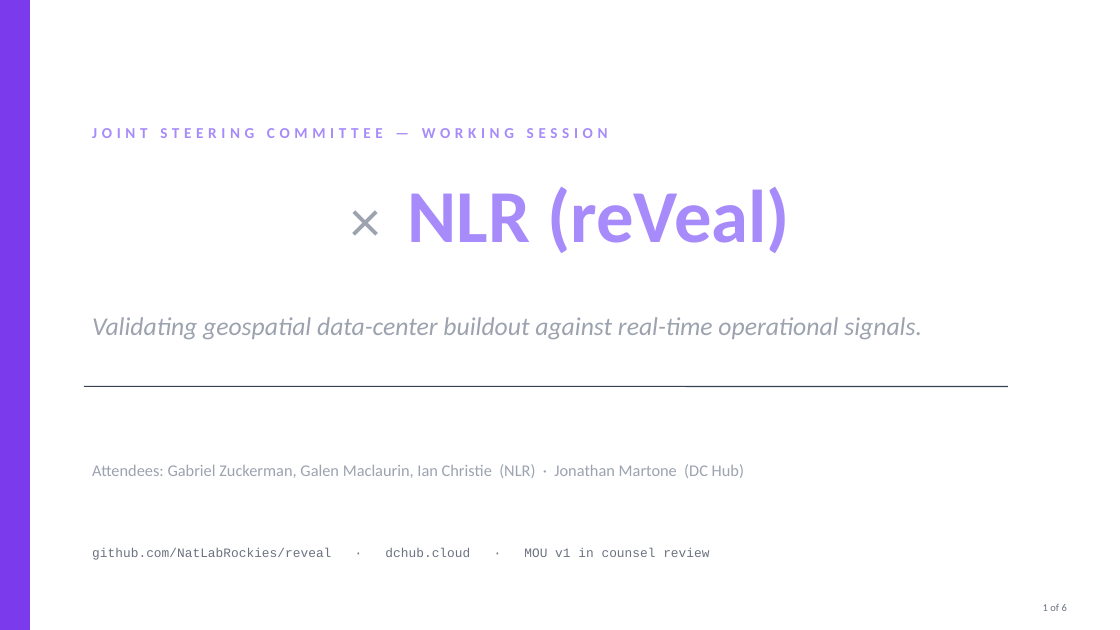
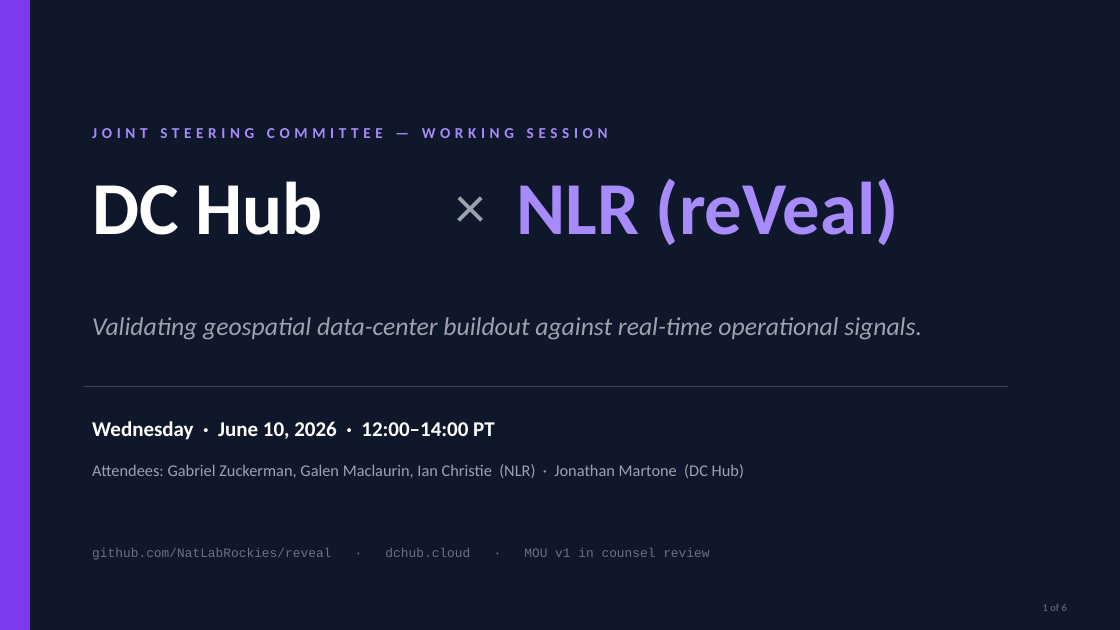
Before and after one commit to azmartone67/dchub-backend, a slide deck: slide 1 of docs/NLR_MEETING_2026-06-10_DECK.pptx. Drawn at 1120x630 pixels with LibreOffice and Linux fonts; fonts in the diff are those of the drawing. Boxes give left, top, right and bottom in pixels: in the first picture for what was removed or moved away, otherwise in the second. Text is boxed around its words. In the diff, an @@ line names an element or a change of style, - is before the commit and + after.

Commit message:
r78-h: NLR deck — fix slide backgrounds (paintBackground rect)
Visual QA after r78-g revealed slide backgrounds rendered white in
LibreOffice — pptxgenjs's addSlide({background:...}) option does NOT
apply a fill across all renderers. White text on white bg made
titles invisible across all 6 slides.

Fix: paintBackground(s) helper adds a full-slide dark rect as the
FIRST shape on every slide. All subsequent shapes/text composite
correctly on the dark fill.

Also fixed slide 1 title: rich-text array (DC Hub × NLR rendered
with per-segment colors via runs) rendered inconsistently. Replaced
with three separate text boxes side-by-side at fixed x/y positions.

All 6 slides re-verified at 110dpi JPG render:
  1. Title slide — full DC Hub × NLR (reVeal) treatment
  2. Where we are — 6-row status with bold titles + descriptions
  3. Usage placeholder — purple-header table + self-service callout
  4. Three flagships — 3 cards with badges + mono endpoint pills
  5. Three proposals — 3 banner rows with cost/value tags
  6. Three asks — Q&A format with closing checkpoint line

Ready for screen-share. File size: ~190KB.

```diff
--- a/docs/NLR_MEETING_2026-06-10_DECK.pptx
+++ b/docs/NLR_MEETING_2026-06-10_DECK.pptx
@@ rectangle added at [0, 0, 1120, 630], fill #0F172A, outline #0F172A 1 pt @@
@@ text added at [437, 164, 504, 273], 52 pt, text #9CA3AF @@
+×
@@ text at [516, 178, 899, 245]: text changed @@
-DC Hub × NLR (reVeal)
+NLR (reVeal)
@@ text added at [92, 181, 323, 235], 64 pt, text #FFFFFF, bold @@
+DC Hub
@@ text added at [92, 421, 495, 440], 18 pt, text #FFFFFF, bold @@
+Wednesday · June 10, 2026 · 12:00–14:00 PT
```
Also in this commit, not shown: 5 other slides changed.
